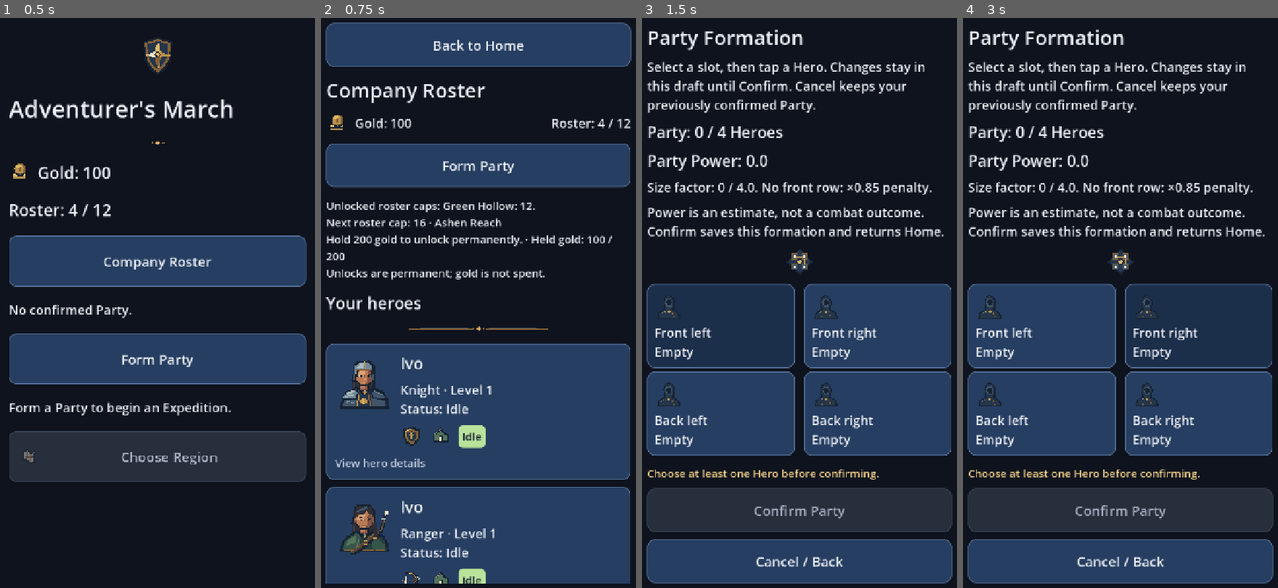
Above: before the commit, frames 1-4 (left to right).
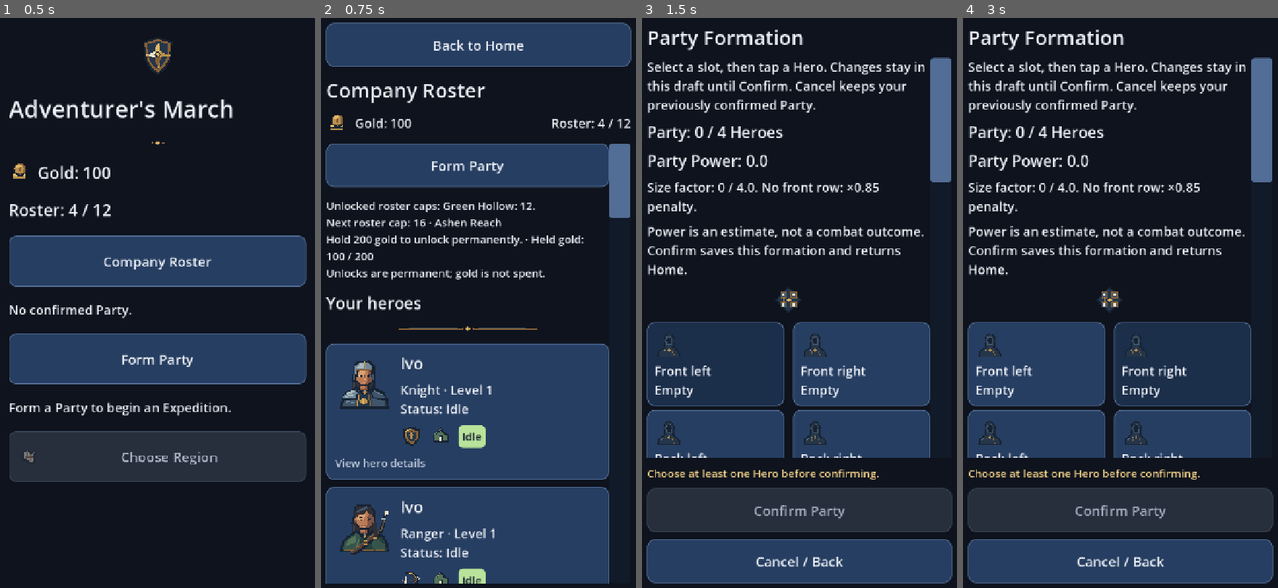
Above: after the commit, the same moments.

Repository: pompomon/godot-apk
Game: Godot game, scene res://main.tscn
Two runs of this game, one before a commit and one after it. Both use one fixed random seed, a clock stepped at 60 frames per second and the inputs below.
Inputs (mouse positions are in pixels of both pictures, inside the frame that each line leads up to; where the layout moved, square brackets give the same spot in the first picture):
- Up to frame 1 (0.5 s): no input
- Up to frame 2 (0.75 s): click "Company Roster" at 0.5 s
- Up to frame 3 (1.5 s): click "Form Party" at 1.25 s
- Up to frame 4 (3 s): click (1035, 365) [1041, 325] at 2 s; click (1183, 365) [1199, 325] at 2.75 s

Frame 1 is identical in both runs. In frame 2, 4.2% of the frame differs, in the area x 1-99%, y 22-100%; in frame 3, 18%; in frame 4, 18%, in the area x 1-99%, y 6-78%.

Commit message:
Fix shared scrollbar thickness
Co-authored-by: pompomon <2802155+pompomon@users.noreply.github.com>

Diff:
--- a/scenes/ui/hero_ui.gd
+++ b/scenes/ui/hero_ui.gd
@@ -14,6 +14,7 @@
 const MUTED_COLOR := Color("#bdc7da")
 const NOTICE_COLOR := Color("#f8d58b")
 const BADGE_TEXT_COLOR := Color("#182235")
+const SCROLLBAR_THICKNESS := 48.0
 
 
 static func apply_theme(screen: Control) -> void:
@@ -30,12 +31,18 @@
 	ui_theme.set_stylebox("background", "ProgressBar", _box(Color("#111a28"), 4, 10))
 	ui_theme.set_stylebox("fill", "ProgressBar", _box(Color("#4e91a8"), 4, 10))
 	for type_name in ["VScrollBar", "HScrollBar"]:
-		ui_theme.set_stylebox("scroll", type_name, _box(Color("#111a28"), 0, 8))
+		var scroll := _box(Color("#111a28"), 0, 8)
+		if type_name == "VScrollBar":
+			scroll.content_margin_left = SCROLLBAR_THICKNESS / 2.0
+			scroll.content_margin_right = SCROLLBAR_THICKNESS / 2.0
+		else:
+			scroll.content_margin_top = SCROLLBAR_THICKNESS / 2.0
+			scroll.content_margin_bottom = SCROLLBAR_THICKNESS / 2.0
+		ui_theme.set_stylebox("scroll", type_name, scroll)
 		ui_theme.set_stylebox("scroll_focus", type_name, _box(Color("#17243a"), 0, 8))
 		ui_theme.set_stylebox("grabber", type_name, _box(BORDER_COLOR, 0, 8))
 		ui_theme.set_stylebox("grabber_highlight", type_name, _box(NOTICE_COLOR, 0, 8))
 		ui_theme.set_stylebox("grabber_pressed", type_name, _box(Color("#d5a94d"), 0, 8))
-		ui_theme.set_constant("minimum_grab_thickness", type_name, 48)
 	ui_theme.set_color("font_color", "PopupMenu", TEXT_COLOR)
 	ui_theme.set_color("font_hover_color", "PopupMenu", TEXT_COLOR)
 	ui_theme.set_stylebox("panel", "PopupMenu", panel)
--- a/tests/test_art_ui.gd
+++ b/tests/test_art_ui.gd
@@ -226,6 +226,19 @@
 	await _go(REPORT)
 	await get_tree().process_frame
 	_assert_presentation_foundation({"SectionDivider": Art.decoration("section_divider")})
+
+
+func test_shared_theme_sets_scrollbar_cross_axis_dimensions() -> void:
+	var scroll := ScrollContainer.new()
+	scroll.theme = _screen().theme
+	scroll.size = Vector2(200, 200)
+	_viewport.add_child(scroll)
+	var overflowing_content := Control.new()
+	overflowing_content.custom_minimum_size = Vector2(400, 400)
+	scroll.add_child(overflowing_content)
+	await get_tree().process_frame
+	assert_gte(scroll.get_v_scroll_bar().size.x, 48.0)
+	assert_gte(scroll.get_h_scroll_bar().size.y, 48.0)
 
 
 func test_presentation_palette_meets_text_contrast_targets_and_never_uses_color_alone() -> void:
